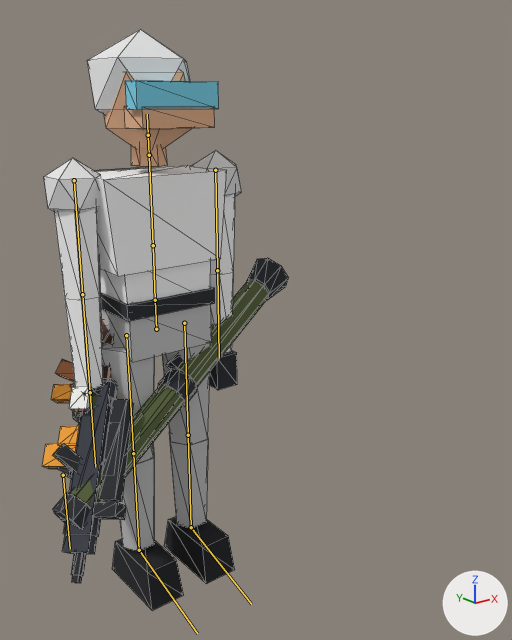
A saved change to the glTF model client/public/models/player.glb.
The view is the same before and after, from a 50 mm lens placed at (-1.14, -1.94, 1.63), pointed at (0.17, -0.32, 0.98). Arrows for +X, +Y and +Z are at lower right; the lights stay in place. The older version comes first. The bones that change, and the others that lie on the model, are drawn over the model as lines. Mesh edges are drawn as thin lines.

In view in the first picture: 'Player', 'weapon_ak5', 'weapon_bandage', 'weapon_carl_gustaf', 'weapon_grenade', 'weapon_revolver', 'weapon_sniper'.
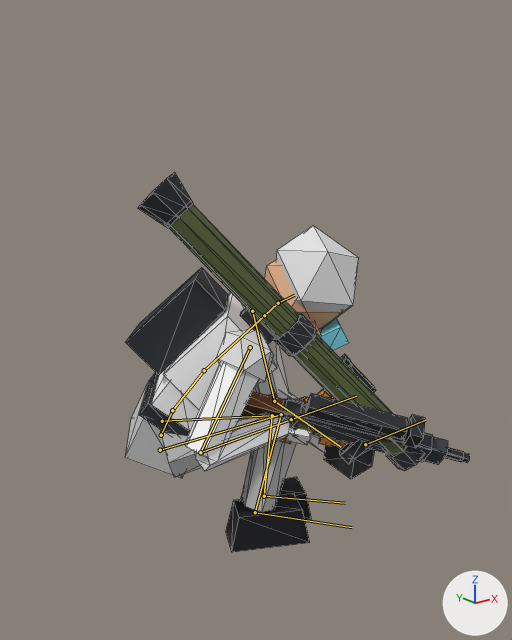
The newer file adds an action. The first version stands in its rest pose; the second is drawn at frame 9 of the action 'shoulder_car_out'.

Boxes [x1, y1, x2, y2] around the edits, measured in the pictures (512 x 640 px):
'Player', posed (26% wider, 44% shorter)
    before: [44, 29, 242, 611]
    after: [125, 225, 374, 552]
'weapon_carl_gustaf', posed (22% wider, 10% taller)
    before: [53, 258, 288, 530]
    after: [138, 172, 425, 471]
'weapon_sniper', posed
    before: [58, 319, 134, 583]
    after: [240, 392, 470, 464]
'weapon_ak5', posed
    before: [42, 325, 117, 575]
    after: [243, 398, 464, 462]
'weapon_bandage', posed
    before: [69, 386, 94, 412]
    after: [285, 399, 312, 445]
'weapon_revolver', posed (not visible afterwards)
    before: [56, 359, 80, 478]
'weapon_grenade', posed
    before: [74, 395, 115, 416]
    after: [297, 398, 311, 431]
bone 'hips', root to tip
    before: (156, 329) to (155, 300)
    after: (161, 435) to (172, 410)
bone 'spine', root to tip
    before: (155, 300) to (153, 245)
    after: (172, 410) to (204, 370)
bone 'chest', root to tip
    before: (153, 245) to (149, 155)
    after: (204, 370) to (264, 315)
bone 'head', root to tip
    before: (148, 135) to (147, 114)
    after: (278, 303) to (294, 295)
bone 'upper_arm_L', root to tip
    before: (215, 170) to (217, 270)
    after: (252, 311) to (274, 401)
bone 'forearm_L', root to tip
    before: (217, 270) to (219, 358)
    after: (274, 401) to (341, 447)
bone 'upper_arm_R', root to tip
    before: (74, 180) to (82, 294)
    after: (250, 347) to (200, 452)
bone 'forearm_R', root to tip
    before: (82, 294) to (90, 392)
    after: (200, 452) to (291, 419)
bone 'thigh_L', root to tip
    before: (184, 323) to (188, 435)
    after: (162, 421) to (272, 415)
bone 'shin_L', root to tip
    before: (188, 435) to (191, 527)
    after: (272, 415) to (264, 496)
bone 'foot_L', root to tip
    before: (191, 527) to (251, 604)
    after: (264, 496) to (345, 503)
bone 'thigh_R', root to tip
    before: (126, 335) to (133, 453)
    after: (160, 450) to (281, 414)
bone 'shin_R', root to tip
    before: (133, 453) to (139, 550)
    after: (281, 414) to (255, 512)
bone 'foot_R', root to tip
    before: (139, 550) to (197, 633)
    after: (255, 512) to (352, 527)

What the commit changed:
Bone 'hips' (bone_hips) moves from (0.0, 0.0, 0.0) to (0.0, -0.384, 0.0).
Bone 'hips' (bone_hips) turns from (0, 0, 0) to (26, 57, 0) degrees about its own x, y and z.
Bone 'spine' (bone_spine) turns from (0, 0, 0) to (12, -4, 0) degrees about its own x, y and z.
Bone 'chest' (bone_chest) turns from (0, 0, 0) to (9, -4, 0) degrees about its own x, y and z.
Bone 'head' (bone_head) turns from (0, 0, 0) to (17, 5, 0) degrees about its own x, y and z.
Bone 'upper_arm_L' (bone_upper_arm_l) turns from (0, 0, 0) to (-54, 15, 28) degrees about its own x, y and z.
Bone 'forearm_L' (bone_forearm_l) turns from (0, 0, 0) to (-26, -7, 44) degrees about its own x, y and z.
Bone 'upper_arm_R' (bone_upper_arm_r) turns from (0, 0, 0) to (-19, 3, 18) degrees about its own x, y and z.
Bone 'forearm_R' (bone_forearm_r) turns from (0, 0, 0) to (-67, -38, -98) degrees about its own x, y and z.
Bone 'thigh_L' (bone_thigh_l) turns from (0, 0, 0) to (-110, -13, -3) degrees about its own x, y and z.
Bone 'shin_L' (bone_shin_l) turns from (0, 0, 0) to (87, 0, 0) degrees about its own x, y and z.
Bone 'foot_L' (bone_foot_l) turns from (0, 0, 0) to (-2, 0, 0) degrees about its own x, y and z.
Bone 'thigh_R' (bone_thigh_r) turns from (0, 0, 0) to (-128, -5, 2) degrees about its own x, y and z.
Bone 'shin_R' (bone_shin_r) turns from (0, 0, 0) to (116, 0, 0) degrees about its own x, y and z.
Bone 'foot_R' (bone_foot_r) turns from (0, 0, 0) to (-14, 0, 0) degrees about its own x, y and z.
